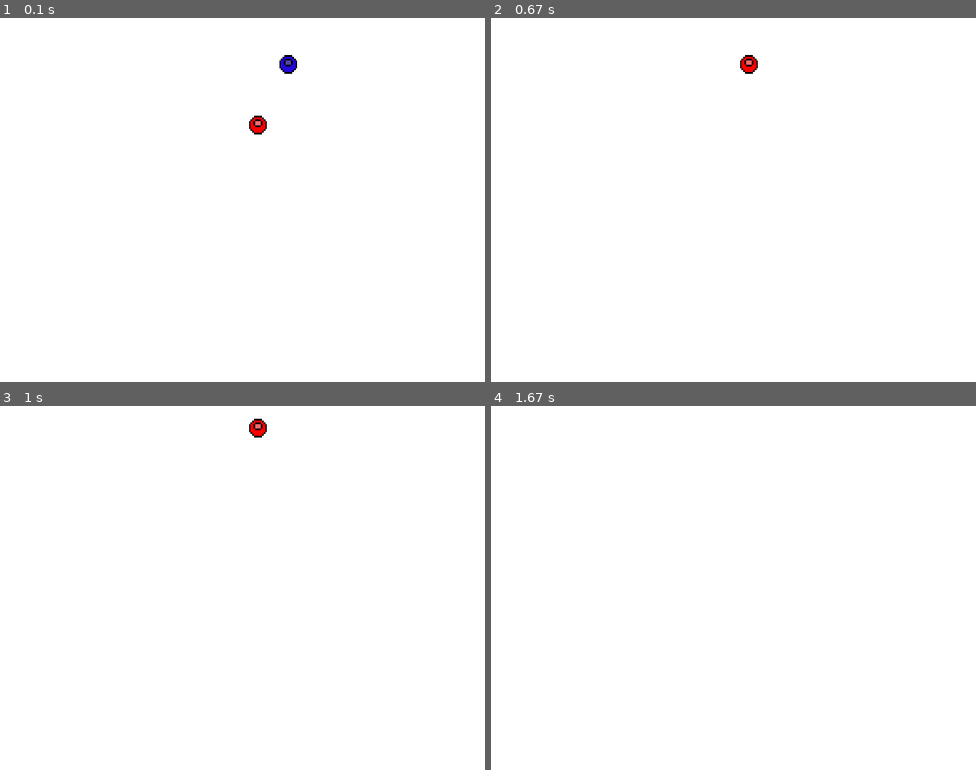
Above: before the commit, frames 1-4 (two rows, left to right).
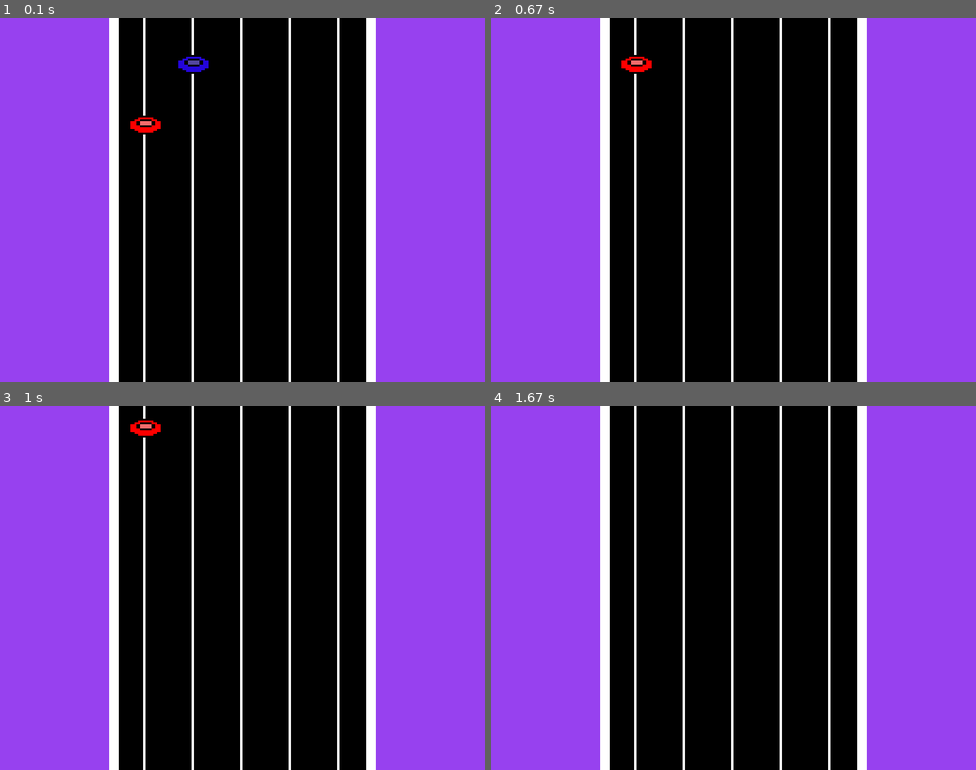
Above: after the commit, the same moments.

Repository: claraluques/projeto-dsoft
Game: pygame game, started from pygame tutorial.py
Two runs of this game, one before a commit and one after it. Both use one fixed random seed, a clock stepped at 60 frames per second and the inputs below.
Inputs:
- Up to frame 1 (0.1 s): no input
- Up to frame 2 (0.67 s): hold Up from 0.33 s (still down)
- Up to frame 3 (1 s): release Up at 0.8 s
- Up to frame 4 (1.67 s): hold Up 1.17-1.53 s; hold Down from 1.57 s (still down)

The runs differ from the first frame. In frame 1, 93% of the frame differs, in the area x 0-100%, y 0-100%; in frame 2, 93%; in frame 3, 93%; in frame 4, 94%.

Commit message:
adicionei guitarra e alinhei os buttons

Diff:
--- a/pygame tutorial.py
+++ b/pygame tutorial.py
@@ -1,4 +1,5 @@
 import pygame
+import random
 
 pygame.init()
 
@@ -8,7 +9,7 @@
 
 black = (0,0,0)
 white = (255,255,255)
-
+purple = (151,65,239)
 
 
 
@@ -18,20 +19,25 @@
 crashed = False
 
 bot1Img = pygame.image.load('botao1.png')
-bot1Img = pygame.transform.scale(bot1Img, (50,100))
+bot1Img = pygame.transform.scale(bot1Img, (100,100))
 
 
 bot2Img = pygame.image.load('botao2.png')
-bot2Img = pygame.transform.scale(bot2Img, (50,100))
+bot2Img = pygame.transform.scale(bot2Img, (100,100))
 
+guitarraImg = pygame.image.load('guitarra.png')
+guitarraImg = pygame.transform.scale(guitarraImg, (800,600))
 
 def bot1(x, y):
     gameDisplay.blit(bot1Img,(x,y))
 
 def bot2(x, y):
-    gameDisplay.blit(bot2Img,( x+50 ,y-100))
+    gameDisplay.blit(bot2Img,( x+79 ,y-100))
 
-x = (display_width/2)
+
+
+x = (190)
+
 y = (display_height*0.2)
 y_change = 0
 
@@ -59,7 +65,8 @@
     y += y_change
 
 
-    gameDisplay.fill(white)
+    gameDisplay.fill(purple)
+    gameDisplay.blit(guitarraImg, (0, 0))
     bot1(x, y)
     bot2(x, y)
 
Binary file added: guitarra.png
